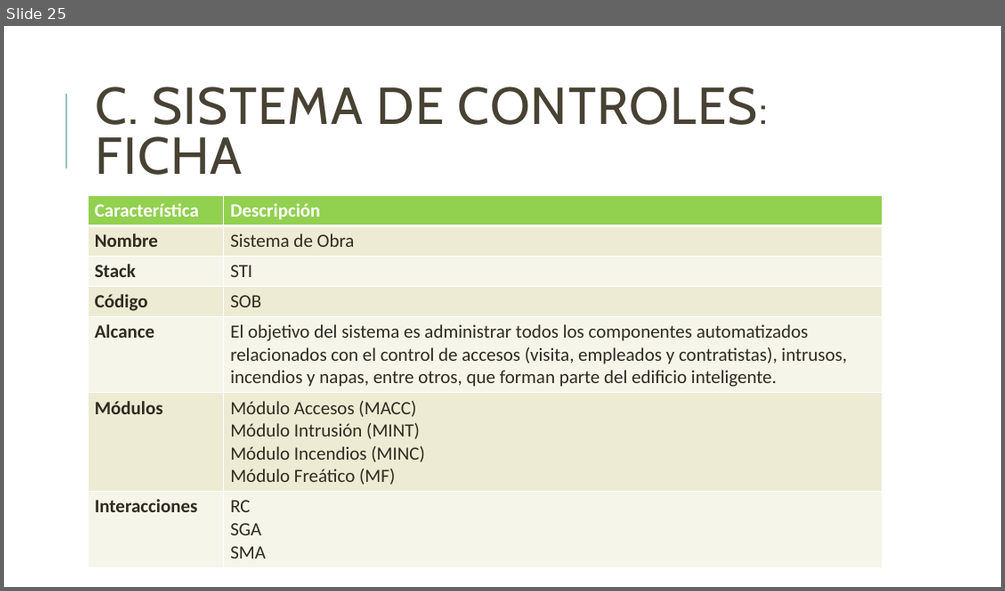
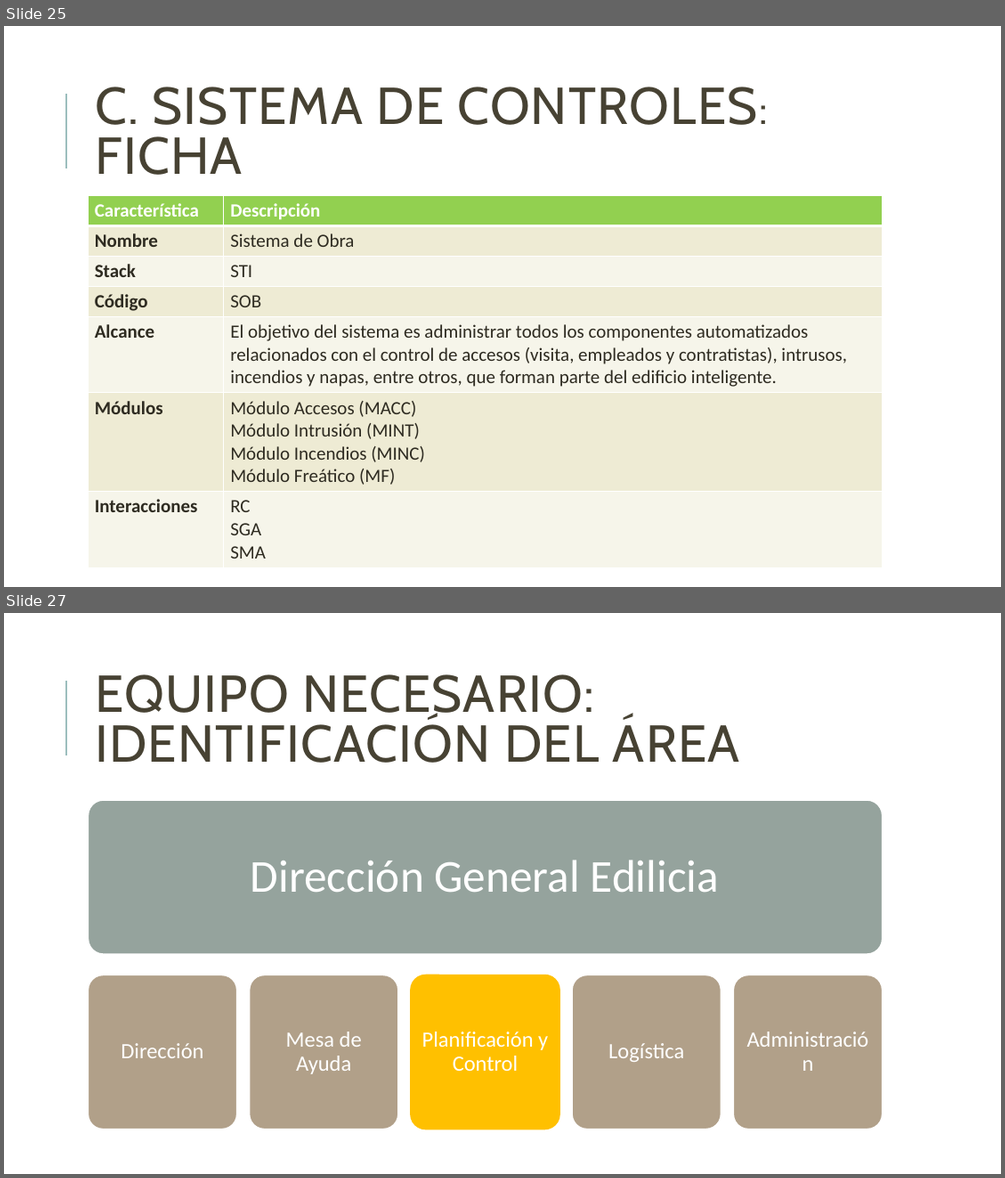
Before and after one commit to jsrxar/dge, a slide deck: 1-general/1-presentaciones/planificacion-control-presentacion-v2.pptx. Shown one above the other, each under a label of ours: slide 25 before the commit, slides 25 and 27 after it; the slides between them are not shown. The pictures are 1005x591 and 1005x1178 pixels, drawn with LibreOffice and Linux fonts; fonts in the diff are those of the drawing. Boxes give left, top, right and bottom in pixels: in the first picture for what was removed or moved away, otherwise in the second. Text is boxed around its words. In the diff, an @@ line names an element or a change of style, - is before the commit and + after.

Commit message:
Agreado de equipo. Funciones Objetivos.

```diff
--- a/1-general/1-presentaciones/planificacion-control-presentacion-v2.pptx
+++ b/1-general/1-presentaciones/planificacion-control-presentacion-v2.pptx
@@ slide 27 added at [4,613,1001,1174], background #FFFFFF; not listed: 1 template element that a slide beside it also shows @@
@@ title added at [95,674,740,763], 50 pt, text #474233 @@
+EQUIPO NECESARIO: IDENTIFICACIÓN DEL ÁREA
@@ group added at [88,800,882,1129]: 6 rounded rectangles, 6 texts @@
+Dirección General Edilicia
+Dirección
+Mesa de Ayuda
+Planificación y Control
+Logística
+Administración
```
Also in this commit, not shown: 8 slides changed, 3 other slides added.
